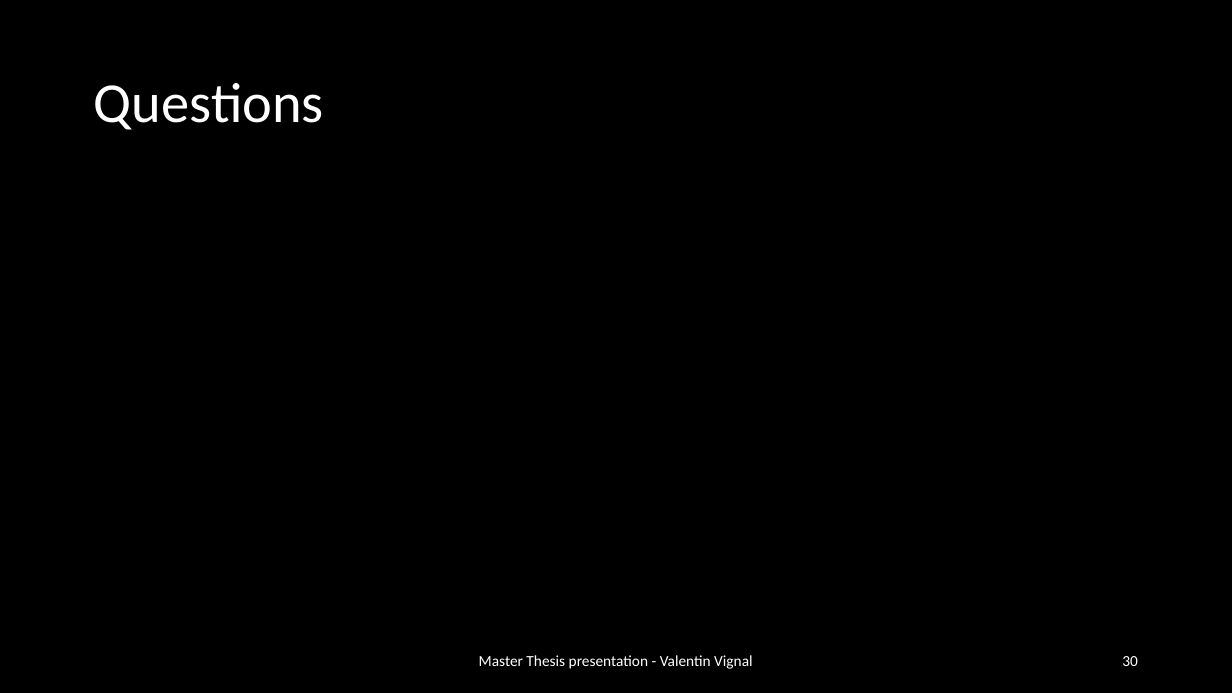
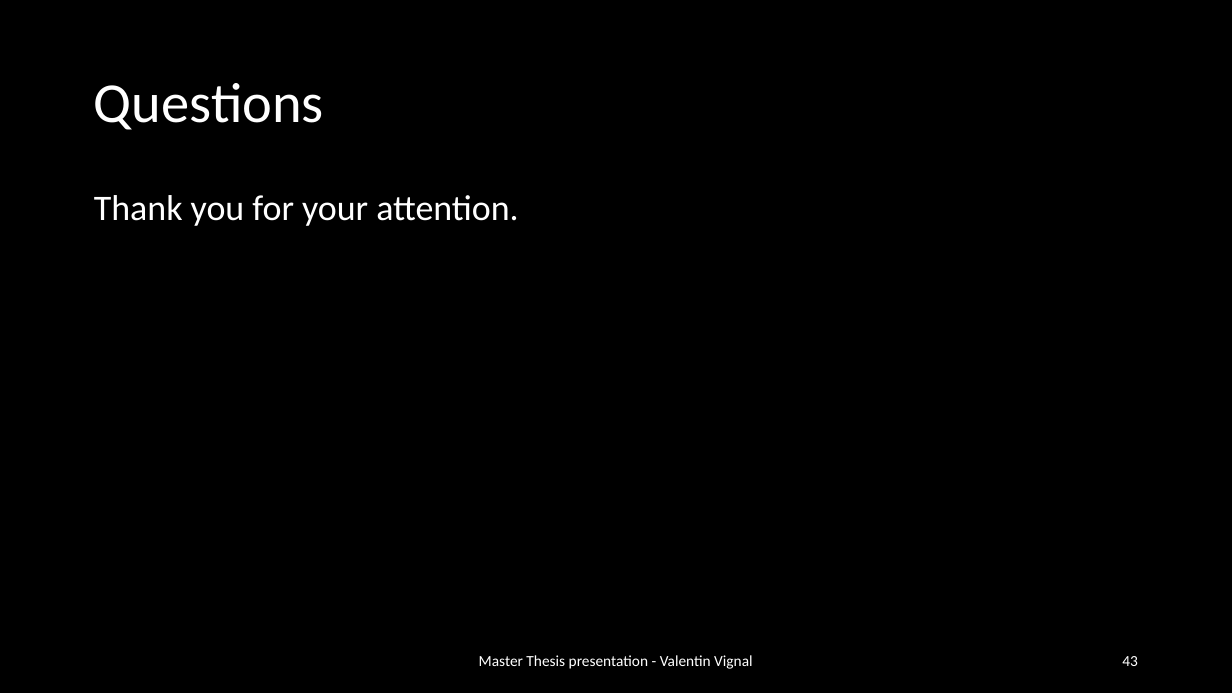
Before and after one commit to ValentinVignal/Dissertation-Report, a slide deck: slide 43 of Presentation/Presentation.pptx (slide 30 before the commit). Drawn at 1232x693 pixels with LibreOffice and Linux fonts; fonts in the diff are those of the drawing. Boxes give left, top, right and bottom in pixels: in the first picture for what was removed or moved away, otherwise in the second. Text is boxed around its words. In the diff, an @@ line names an element or a change of style, - is before the commit and + after.

```diff
--- a/Presentation/Presentation.pptx
+++ b/Presentation/Presentation.pptx
@@ text added at [94,195,518,226], 28 pt, text #FFFFFF @@
+Thank you for your attention.
@@ page number at [1122,656,1138,666]: text changed @@
-30
+43
```
Also in this commit, not shown: 12 other slides changed, 19 slides added, 45 other files.
